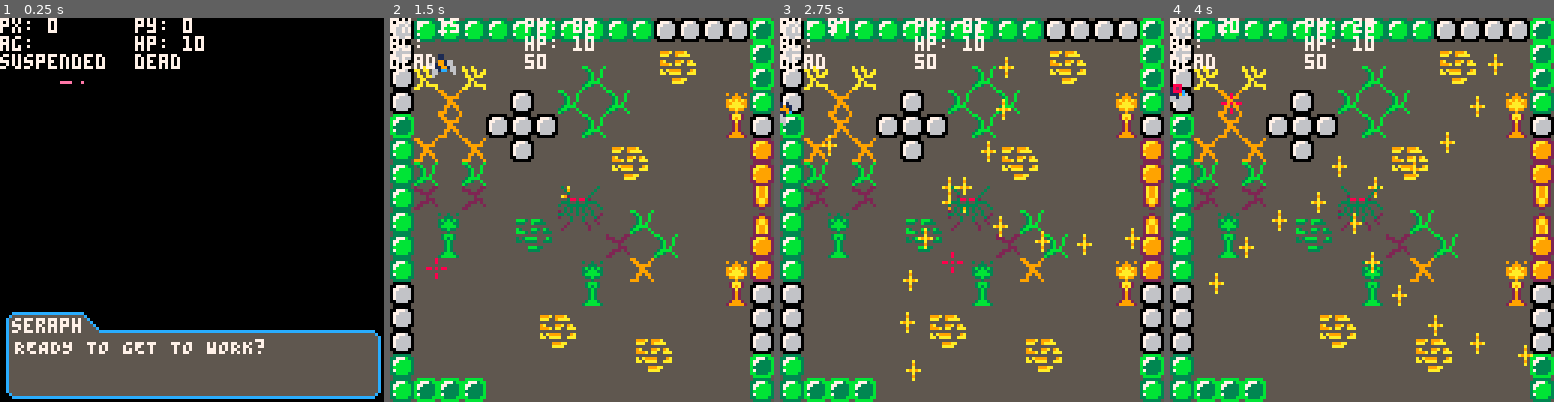
Above: before the commit, frames 1-4 (left to right).
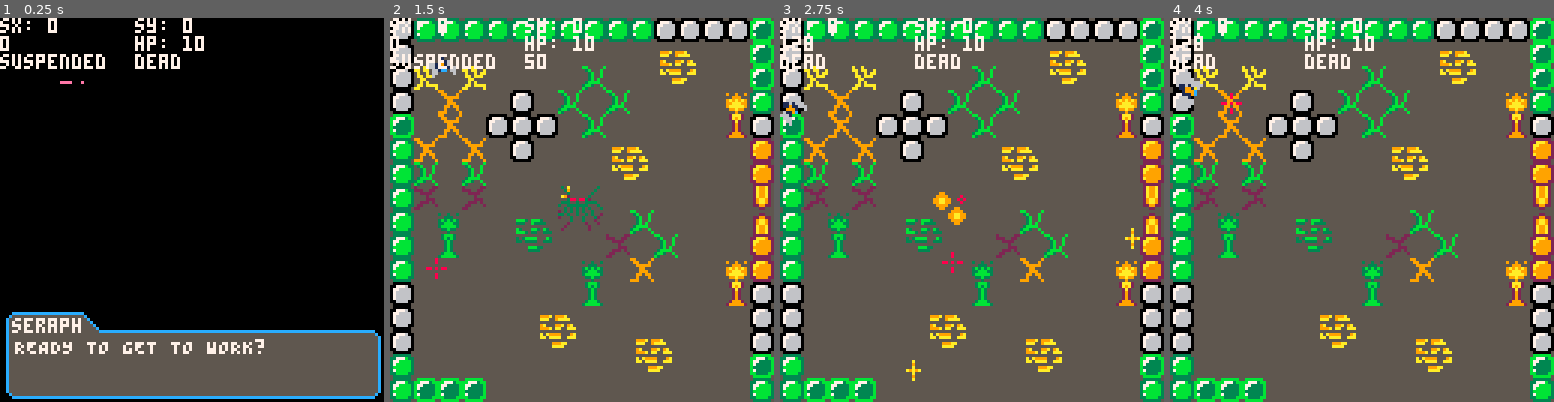
Above: after the commit, the same moments.

Repository: kbrewington/Negation
Game: PICO-8 cartridge negation.p8
Two runs of this game, one before a commit and one after it. Both use one fixed random seed, a clock stepped at 60 frames per second and the inputs below.
Inputs (mouse positions are in pixels of both pictures, inside the frame that each line leads up to):
- Up to frame 1 (0.25 s): no input
- Up to frame 2 (1.5 s): tap X (X key) at 0.33, 1.07 s; click (670, 121) at 0.67 s; tap O (Z key) at 0.7 s; click (436, 267) at 1.22 s
- Up to frame 3 (2.75 s): hold Right 1.6-2.1 s; tap O (Z key) at 1.7, 2.1, 2.5 s; click (887, 114) at 1.77 s; tap X (X key) at 1.85 s; hold Up 2.15-2.42 s; click (952, 259) at 2.32 s; hold Right from 2.47 s (still down)
- Up to frame 4 (4 s): click (1404, 106) at 2.87 s; tap O (Z key) at 2.9, 3.3, 3.7 s; tap X (X key) at 2.97 s; release Right at 3.03 s; hold Left 3.08-3.58 s; click (1465, 256) at 3.42 s; hold Down 3.63-3.97 s; click (1231, 102) at 3.97 s

The runs differ from the first frame. In frame 1, 0.1% of the frame differs, in the area x 0-38%, y 0-9%; in frame 2, 0.7%; in frame 3, 2.2%; in frame 4, 2.3%, in the area x 0-95%, y 0-91%.

Commit message:
Added left and right movement. Added level transitions.

Diff:
--- a/negation.p8
+++ b/negation.p8
@@ -13,6 +13,7 @@
 player.current_speed = 0
 player.angle = 0
 player.turnspeed = 10
+player.turn = 0
 player.current_dash_speed = 0
 player.dash_speed = 15
 player.dash_threshold = {.05, .2}
@@ -268,10 +269,10 @@
 -------------------------------- helper functions ------------------------------
 --------------------------------------------------------------------------------
 function debug()
-  print("px: " .. stat(32), 0, 0, 7)
-  print("py: " .. stat(33), 45, 0, 7)
-
-  print("ag: ", 0, 6, 7)
+  print("sx: " .. map_.sx, 0, 0, 7)
+  print("sy: " .. map_.sy, 45, 0, 7)
+
+  print(map_.border.right + map_.sx - 120, 0, 6, 7)
   --print("mem: ".. stat(0), 45, 6, 7)
   print("hp: ".. player.health, 45, 6, 7)
 
@@ -569,6 +570,44 @@
   for e in all(enemy_spawned) do
     del(enemy_spawned, e)
   end
+
+  if drawboss then
+    drawboss = false
+    add(destroyed_bosses, boss1)
+    boss1 = nil
+  end
+end
+
+function screentransaction()
+  local map_right = map_.border.right + map_.sx - 120
+
+  if player.x > 51 and map_right != 0 then
+    map_.sx -= 1
+    player.x -= 1
+
+  elseif map_right != 0  and player.x > 50 and map_.sx > 128 - map_.border.right then
+    map_.sx = flr(map_.sx + player.current_speed * sin((player.angle - player.turn) / 360))
+    player.x = 50
+  end
+
+  --player.y = player.y - player.current_speed * cos((player.angle - player.turn) / 360)
+
+  if map_.sx == -78 and map_right != 0 then move_map = true end
+
+  -- if map_.sx == next transition then move_map = true end
+
+
+  if move_map then
+    if map_right != 0 then
+      wait.controls = true
+      map_.sx -= 1
+      player.x -= 1
+    else
+      move_map = nil
+      wait.controls = false
+      screen_transaction = false
+    end
+  end
 end
 
 function drawcountdown()
@@ -723,6 +762,11 @@
 
   boss1 = boss(56, 56, 128)
   drawboss = true
+  yield()
+
+  kill_all_enemies()
+  map_.border.right = 248
+  screen_transaction = true
 end
 
 --[[
@@ -879,8 +923,8 @@
     if (btn(c.left_arrow)) then
       --dash_detect(c.left_arrow)
       --player.angle -= player.turnspeed
-      player.x = player.x - player.speed * sin((player.angle - 85) / 360)
-      player.y = player.y - player.speed * cos((player.angle - 85) / 360)
+      player.turn = 85
+      player.current_speed = player.speed
     end --end left button
 
     --[[
@@ -889,8 +933,8 @@
     if (btn(c.right_arrow)) then
       --dash_detect(c.right_arrow)
       --player.angle += player.turnspeed
-      player.x = player.x - player.speed * sin((player.angle + 85) / 360)
-      player.y = player.y - player.speed * cos((player.angle + 85) / 360)
+      player.turn = -85
+      player.current_speed = player.speed
     end --end right button
 
     --[[
@@ -945,27 +989,31 @@
     x button
   ]]
   if (btnp(c.x_button)) then
-    --[[map_.sx = 0
-    map_.sy = 0
-    player.x = 8
-    player.y = 8
-    player.angle = 0]]
-
     coresume(game)
   end --end x button
 
   if not cheats.noclip then
-    player.x = player.x - player.current_speed * sin(player.angle / 360)
-    player.y = player.y - player.current_speed * cos(player.angle / 360)
-  else
-    map_.sx = map_.sx + player.current_speed * sin(player.angle / 360)
-    map_.sy = map_.sy + player.current_speed * cos(player.angle / 360)
-    player.x = 64
-    player.y = 64
+    player.x = player.x - player.current_speed * sin((player.angle - player.turn) / 360)
+    player.y = player.y - player.current_speed * cos((player.angle - player.turn) / 360)
+  --else
+    --map_.sx = map_.sx + player.current_speed * sin(player.angle / 360)
+    --map_.sy = map_.sy + player.current_speed * cos(player.angle / 360)
+    --player.x = 64
+    --player.y = 64
+  end
+
+  if screen_transaction then
+    screentransaction()
   end
 
   player.current_speed = 0
-  if not drawdialog then
+  player.turn = 0
+  if player.x < -5 then player.x = -5 end
+  if player.y < -5 then player.y = -5 end
+  if player.x > 116 then player.x = 116 end
+  if player.y > 116 then player.y = 116 end
+
+  if not wait.controls then
     player.angle = atan2(stat(32) - player.x - 3, stat(33) - player.y - 3) * -360 + 90
   end
   player.angle = player.angle % 360
@@ -1056,6 +1104,7 @@
           drawboss = false
           add(destroyed_bosses, boss1)
           boss1 = nil
+          coresume(game)
         end
         break
       end
